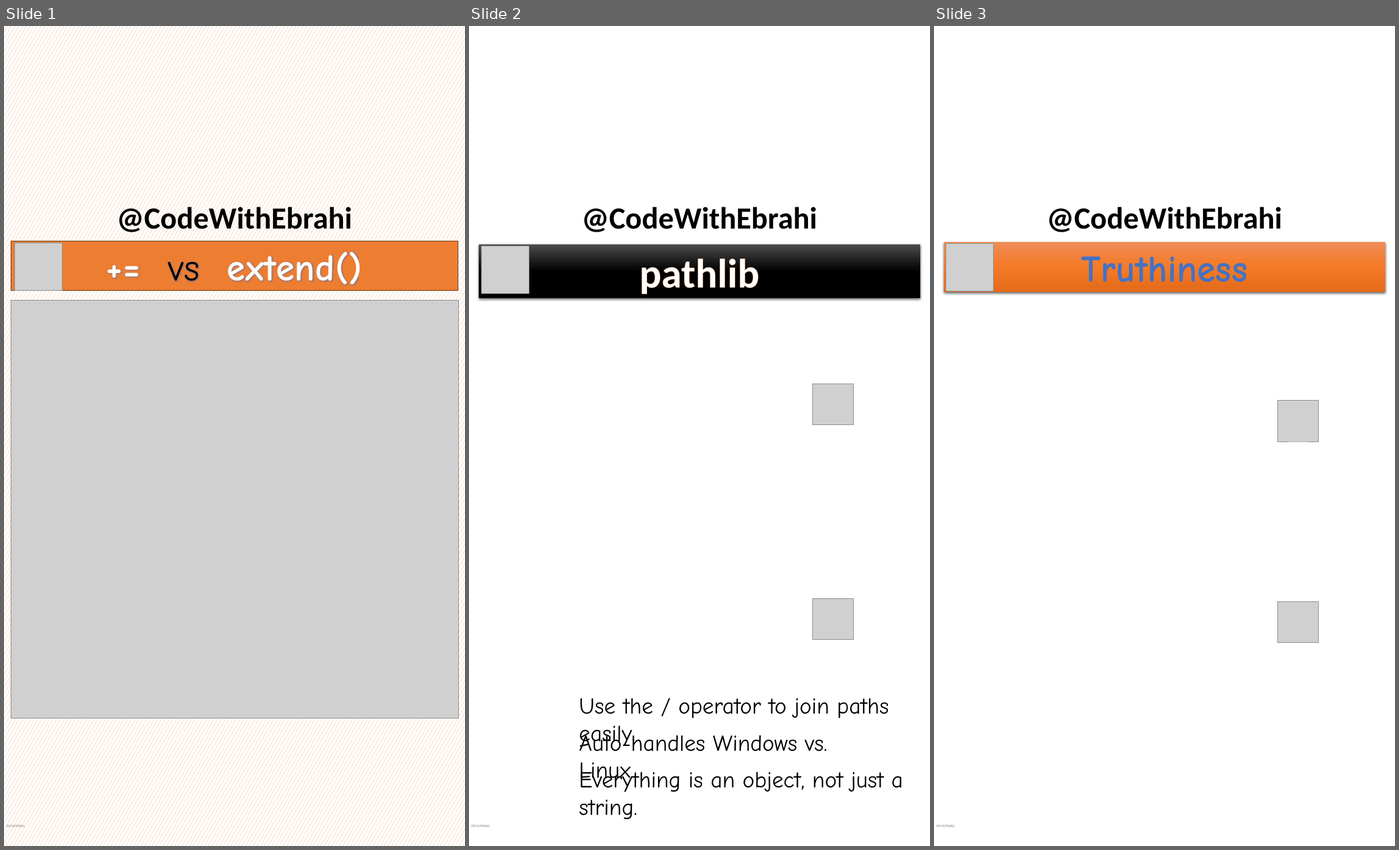
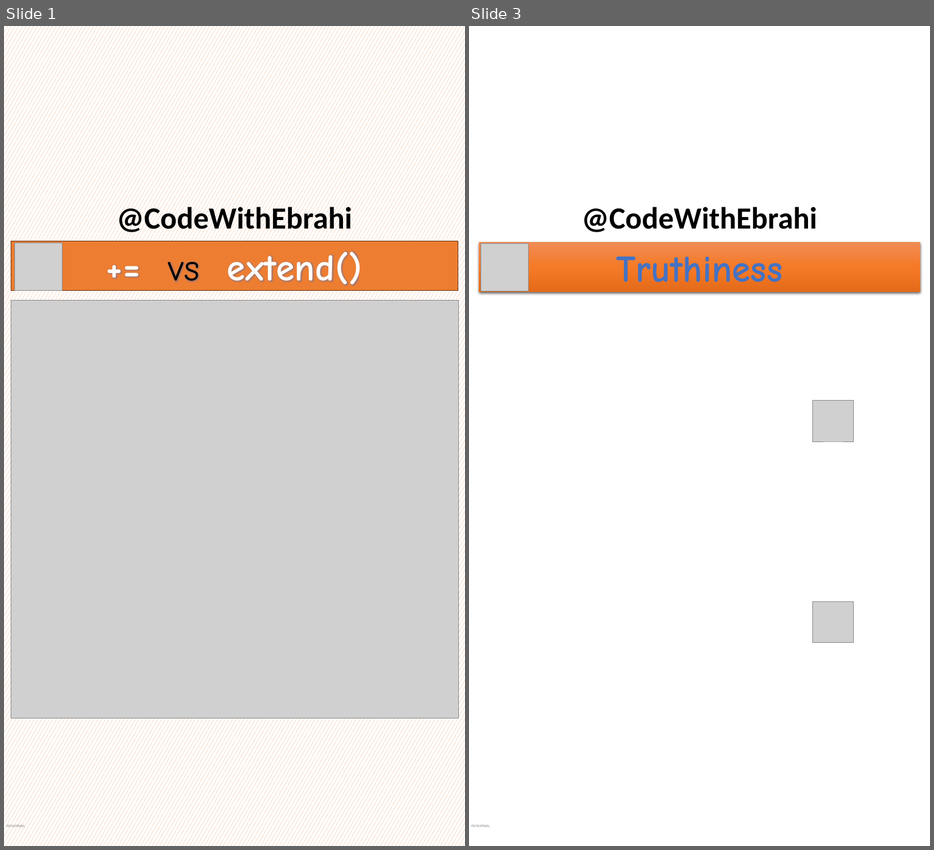
Before and after one commit to ebrahimsalehi1/python_codes, a slide deck: assets/images.pptx. Shown side by side, each under a label of ours: slides 1, 2 and 3 before the commit, slides 1 and 3 after it; the slides between them are not shown. The pictures are 1399x850 and 934x850 pixels, drawn with LibreOffice and Linux fonts; fonts in the diff are those of the drawing; grey boxes stand for pictures; background and template pictures are left out. Boxes give left, top, right and bottom in pixels: in the first picture for what was removed or moved away, otherwise in the second. Text is boxed around its words. In the diff, an @@ line names an element or a change of style, - is before the commit and + after.

```diff
--- a/assets/images.pptx
+++ b/assets/images.pptx
@@ slide 2 removed at (x1=469, y1=26, x2=930, y2=846), background picture (left out); not listed: 2 template elements that a slide beside it also shows @@
@@ rectangle removed at (x1=479, y1=244, x2=920, y2=298) @@
-pathlib
@@ picture removed at (x1=481, y1=246, x2=529, y2=293) @@
@@ picture removed at (x1=813, y1=384, x2=854, y2=425) @@
@@ line removed from (479, 489) to (920, 489) @@
@@ picture removed at (x1=813, y1=598, x2=854, y2=639) @@
@@ text removed at (x1=478, y1=689, x2=570, y2=718) @@
-Readable:
@@ text removed at (x1=579, y1=698, x2=889, y2=748) @@
-Use the / operator to join paths easily.
@@ text removed at (x1=478, y1=726, x2=542, y2=755) @@
-Smart:
@@ text removed at (x1=579, y1=731, x2=828, y2=785) @@
-Auto-handles Windows vs. Linux
@@ text removed at (x1=478, y1=763, x2=567, y2=792) @@
-Powerful:
@@ text removed at (x1=579, y1=768, x2=903, y2=819) @@
-Everything is an object, not just a string.
```
Also in this commit, not shown: 1 slide added, 4 other files.
